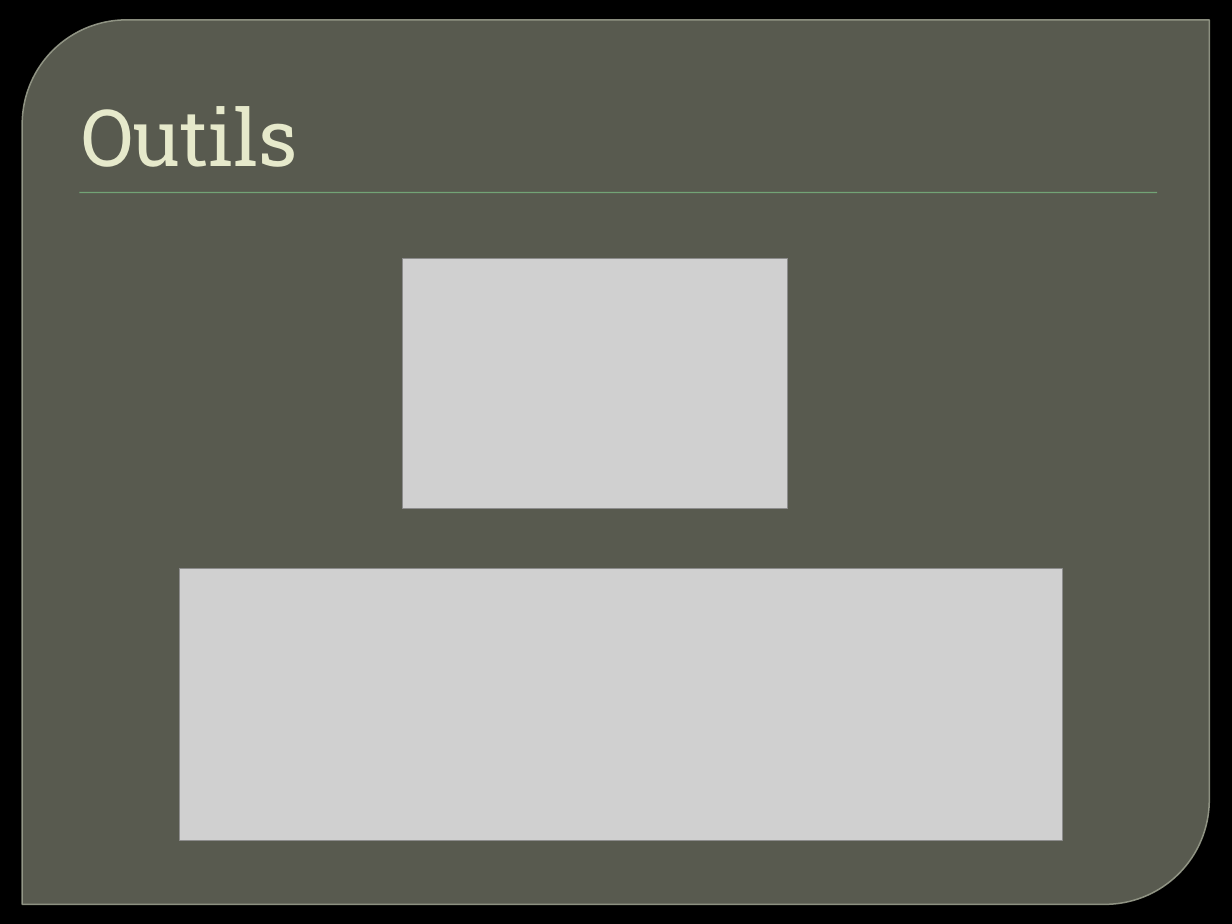
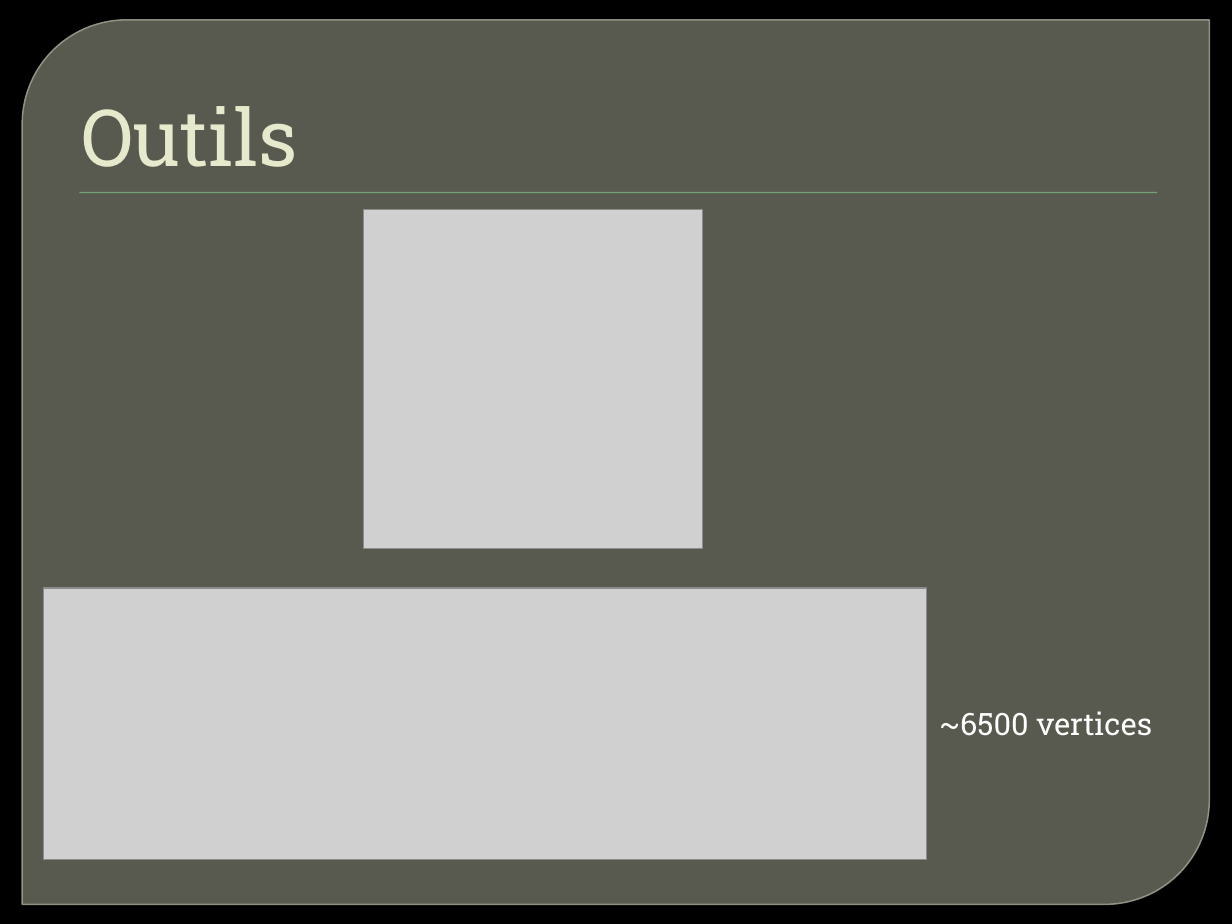
Before and after one commit to amauryESGI/4A_COLMANT_LOQUET_BATTLE_3D, a slide deck: slide 3 of Document/presentation.pptx. Drawn at 1232x924 pixels with LibreOffice and Linux fonts; fonts in the diff are those of the drawing; grey boxes stand for pictures; background and template pictures are left out. Boxes give left, top, right and bottom in pixels: in the first picture for what was removed or moved away, otherwise in the second. Text is boxed around its words. In the diff, an @@ line names an element or a change of style, - is before the commit and + after.

Commit message:
ppt

```diff
--- a/Document/presentation.pptx
+++ b/Document/presentation.pptx
@@ picture: place and size @@
-picture at <box>403,259,787,509</box>
+picture at <box>363,209,702,548</box>
@@ picture: place and size @@
-picture at <box>180,569,1063,840</box>
+picture at <box>43,588,926,859</box>
@@ text added at <box>939,711,1152,736</box>, 18 pt, text #FFFFFF @@
+~6500 vertices
```
Also in this commit, not shown: 4 other slides changed.
